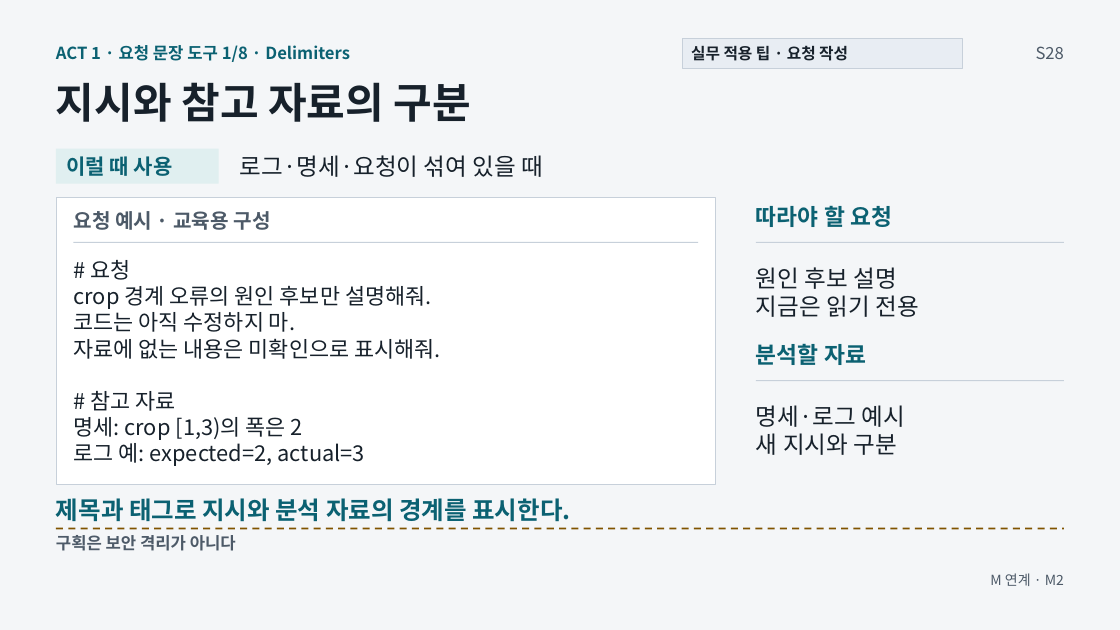
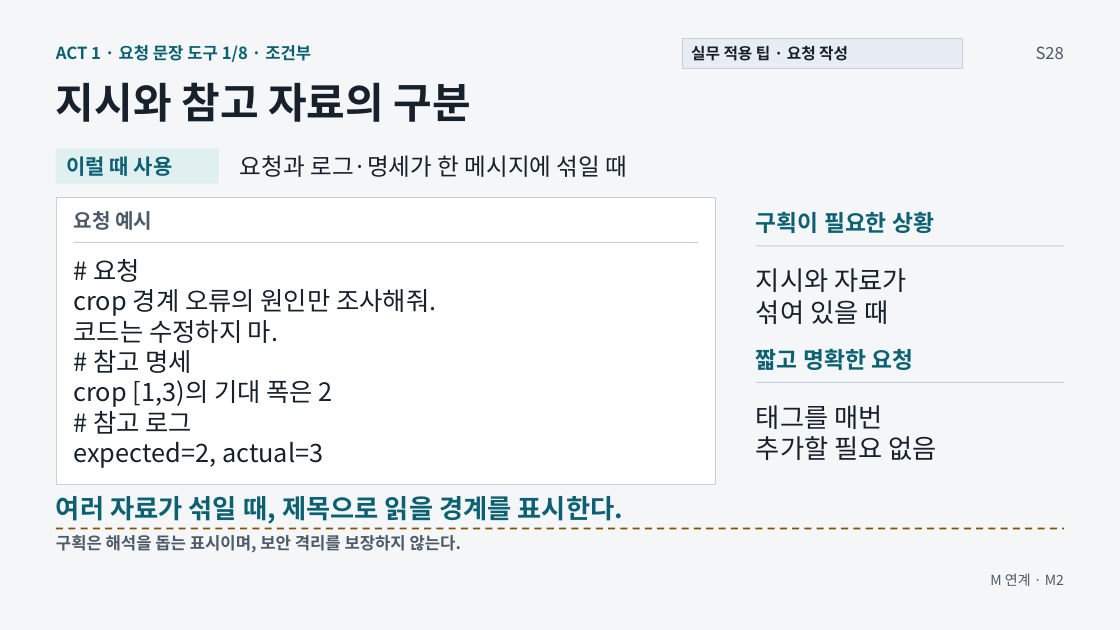
Before and after one commit to GideokKim/ai-dev-training, a slide deck: slide 14 of production/ACT_1.pptx. Drawn at 1120x630 pixels with LibreOffice and Linux fonts; fonts in the diff are those of the drawing. Boxes give left, top, right and bottom in pixels: in the first picture for what was removed or moved away, otherwise in the second. Text is boxed around its words. In the diff, an @@ line names an element or a change of style, - is before the commit and + after.

```diff
--- a/production/ACT_1.pptx
+++ b/production/ACT_1.pptx
@@ text at [56, 45, 311, 62]: text changed @@
-ACT 1 · 요청 문장 도구 1/8 · Delimiters
+ACT 1 · 요청 문장 도구 1/8 · 조건부
@@ text at [240, 155, 628, 177]: text changed @@
-로그·명세·요청이 섞여 있을 때
+요청과 로그·명세가 한 메시지에 섞일 때
@@ text at [74, 211, 152, 230]: text changed @@
-요청 예시 · 교육용 구성
+요청 예시
@@ text at [756, 211, 934, 233]: text changed @@
-따라야 할 요청
+구획이 필요한 상황
@@ text at [93, 259, 140, 282]: size 18.8 to 21.8 pt in "# 요청" @@
@@ line moved from (756, 243) - (1065, 243) to (756, 246) - (1065, 246) @@
@@ text at [756, 268, 907, 324]: text changed; size 20.2 to 22.5 pt @@
-원인 후보 설명
-지금은 읽기 전용
+지시와 자료가
+섞여 있을 때
@@ text at [74, 289, 436, 468]: text changed; size 18.8 to 21.8 pt @@
-crop 경계 오류의 원인 후보만 설명해줘.
-코드는 아직 수정하지 마.
-자료에 없는 내용은 미확인으로 표시해줘.
-# 참고 자료
-명세: crop [1,3)의 폭은 2
-로그 예: expected=2, actual=3
+crop 경계 오류의 원인만 조사해줘.
+코드는 수정하지 마.
+# 참고 명세
+crop [1,3)의 기대 폭은 2
+# 참고 로그
+expected=2, actual=3
@@ text at [756, 348, 913, 370]: text changed @@
-분석할 자료
+짧고 명확한 요청
@@ text at [756, 405, 937, 460]: text changed; size 20.2 to 22.5 pt @@
-명세·로그 예시
-새 지시와 구분
+태그를 매번
+추가할 필요 없음
@@ text at [56, 496, 624, 524]: text changed; size 21 to 22.5 pt @@
-제목과 태그로 지시와 분석 자료의 경계를 표시한다.
+여러 자료가 섞일 때, 제목으로 읽을 경계를 표시한다.
@@ text at [56, 535, 462, 553]: text changed @@
-구획은 보안 격리가 아니다
+구획은 해석을 돕는 표시이며, 보안 격리를 보장하지 않는다.
```
Also in this commit, not shown: 7 other slides changed, 39 other files.
